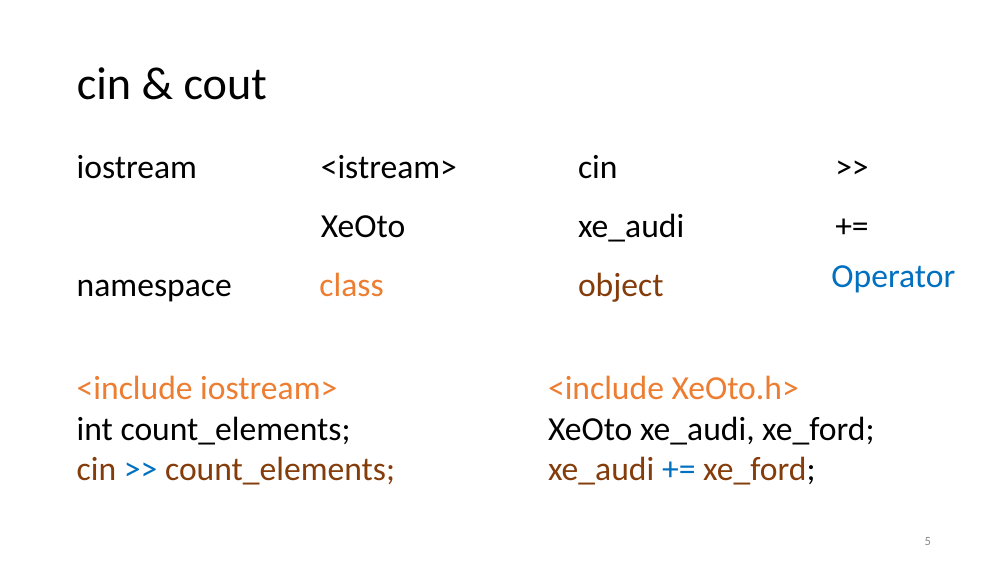
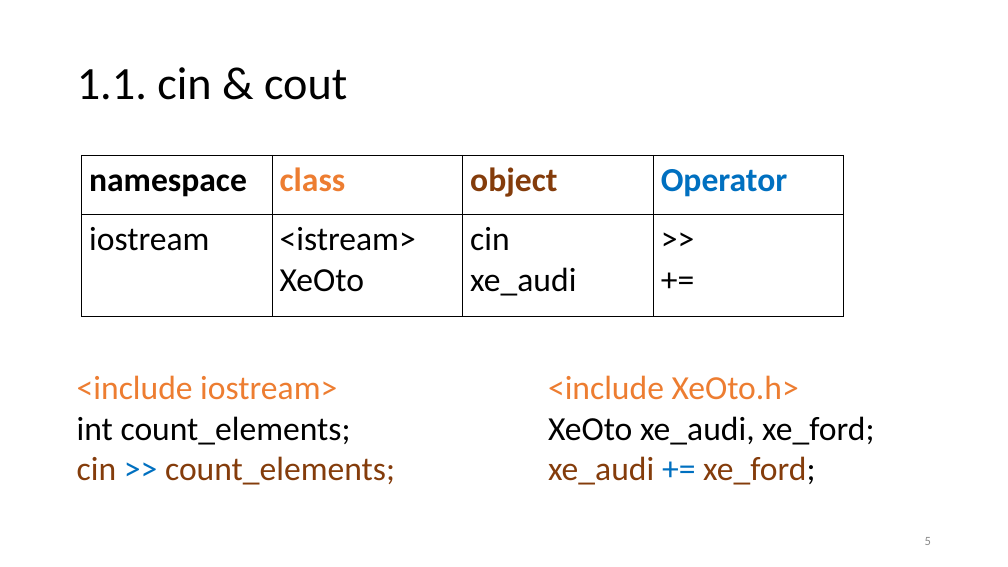
Before and after one commit to vutuanhai237/CourseMaterials, a slide deck: slide 5 of IT002-OOP/Slide thực hành/Lab 1. BasicCplusplus.pptx. Drawn at 1008x567 pixels with LibreOffice and Linux fonts; fonts in the diff are those of the drawing. Boxes give left, top, right and bottom in pixels: in the first picture for what was removed or moved away, otherwise in the second. Text is boxed around its words. In the diff, an @@ line names an element or a change of style, - is before the commit and + after.

```diff
--- a/IT002-OOP/Slide thực hành/Lab 1. BasicCplusplus.pptx
+++ b/IT002-OOP/Slide thực hành/Lab 1. BasicCplusplus.pptx
@@ title at box(77, 67, 347, 100): text changed @@
-cin & cout
+1.1. cin & cout
@@ text removed at box(828, 141, 967, 190) @@
->>
@@ text removed at box(77, 155, 197, 179) @@
-iostream
@@ table added at box(82, 155, 844, 316), 2 rows, 4 columns @@
+namespace | class | object | Operator
+iostream | <istream> / XeOto | cin / xe_audi | >> / +=
@@ text removed at box(321, 155, 457, 179) @@
-<istream>
@@ text removed at box(578, 155, 618, 179) @@
-cin
@@ text removed at box(828, 200, 967, 249) @@
-+=
@@ text removed at box(321, 215, 405, 238) @@
-XeOto
@@ text removed at box(578, 213, 684, 242) @@
-xe_audi
@@ text removed at box(831, 265, 955, 293) @@
-Operator
@@ text removed at box(77, 279, 232, 302) @@
-namespace
@@ text removed at box(319, 272, 383, 297) @@
-class
@@ text removed at box(578, 272, 663, 302) @@
-object
```
Also in this commit, not shown: 6 other slides changed, 1 slide added, 1 slide removed, 36 other files.
